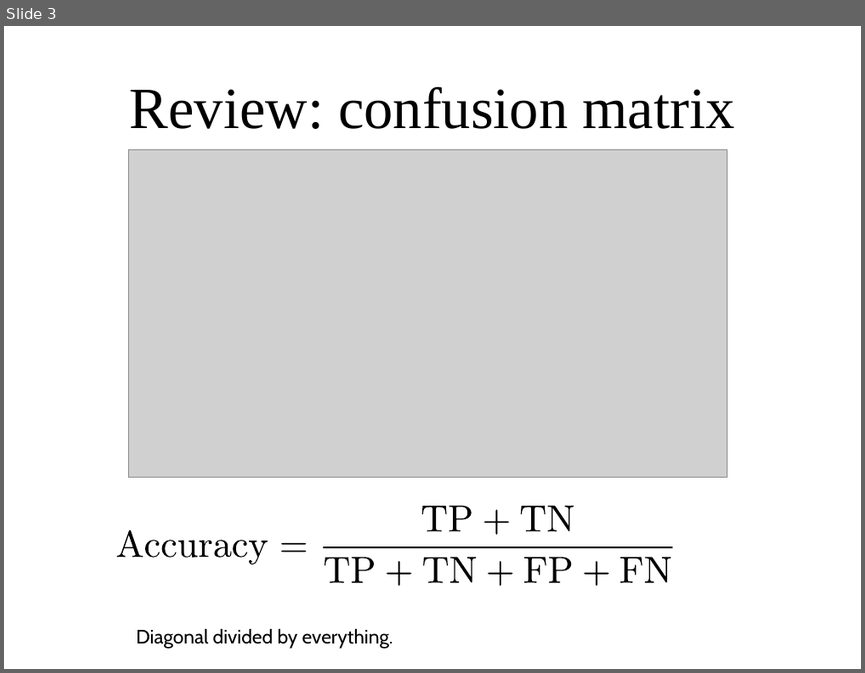
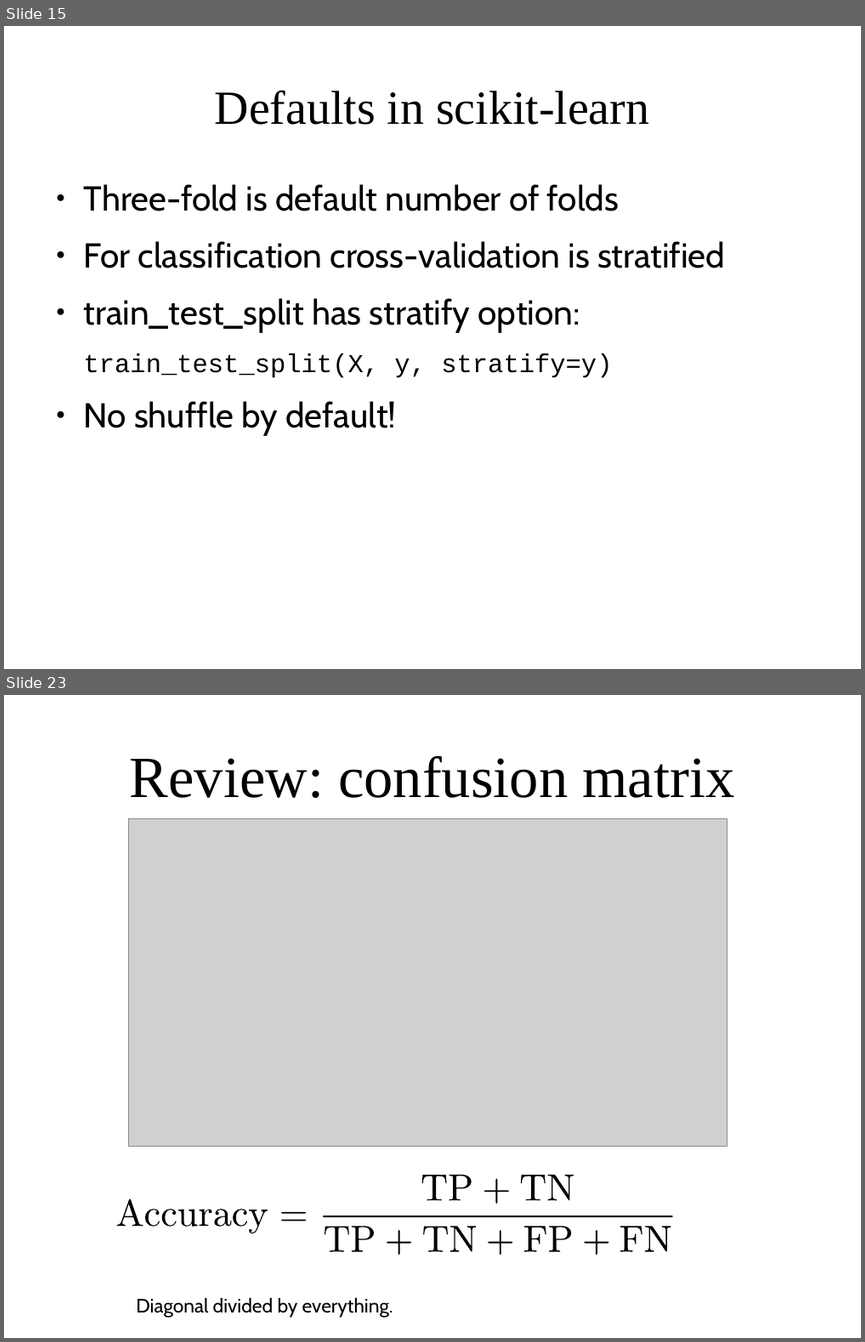
Before and after one commit to DS-BootCamp-DSI-Columbia/AY2017-2018-Winter-Collaboratory, a slide deck: Bootcamp-materials/slides/day3-model-evaluation.odp. Shown one above the other, each under a label of ours: slide 3 before the commit, slides 15 and 23 after it; the slides between them are not shown. The pictures are 865x673 and 865x1342 pixels, drawn with LibreOffice and Linux fonts; fonts in the diff are those of the drawing; grey boxes stand for pictures. Boxes give left, top, right and bottom in pixels: in the first picture for what was removed or moved away, otherwise in the second. Text is boxed around its words. In the diff, an @@ line names an element or a change of style, - is before the commit and + after.

```diff
--- a/Bootcamp-materials/slides/day3-model-evaluation.odp
+++ b/Bootcamp-materials/slides/day3-model-evaluation.odp
@@ slide 15 added at (x1=4, y1=26, x2=861, y2=669), background #FFFFFF @@
@@ title added at (x1=215, y1=90, x2=649, y2=125), 44 pt, text #000000 @@
+Defaults in scikit-learn
@@ text added at (x1=84, y1=184, x2=725, y2=435), 32 pt, text #000000 @@
+● Three-fold is default number of folds
+● For classification cross-validation is stratified
+● train_test_split has stratify option:
+train_test_split(X, y, stratify=y)
+● No shuffle by default!
@@ what was slide 3 is now slide 23 @@
```
Also in this commit, not shown: 1 slide changed, 19 other slides added, 11 other files.
